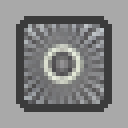
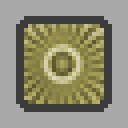
Comparing the layer stacks of the two 128px x 128px images. Changes:
pixels changed over [24, 24, 104, 104] (layer not identified)
